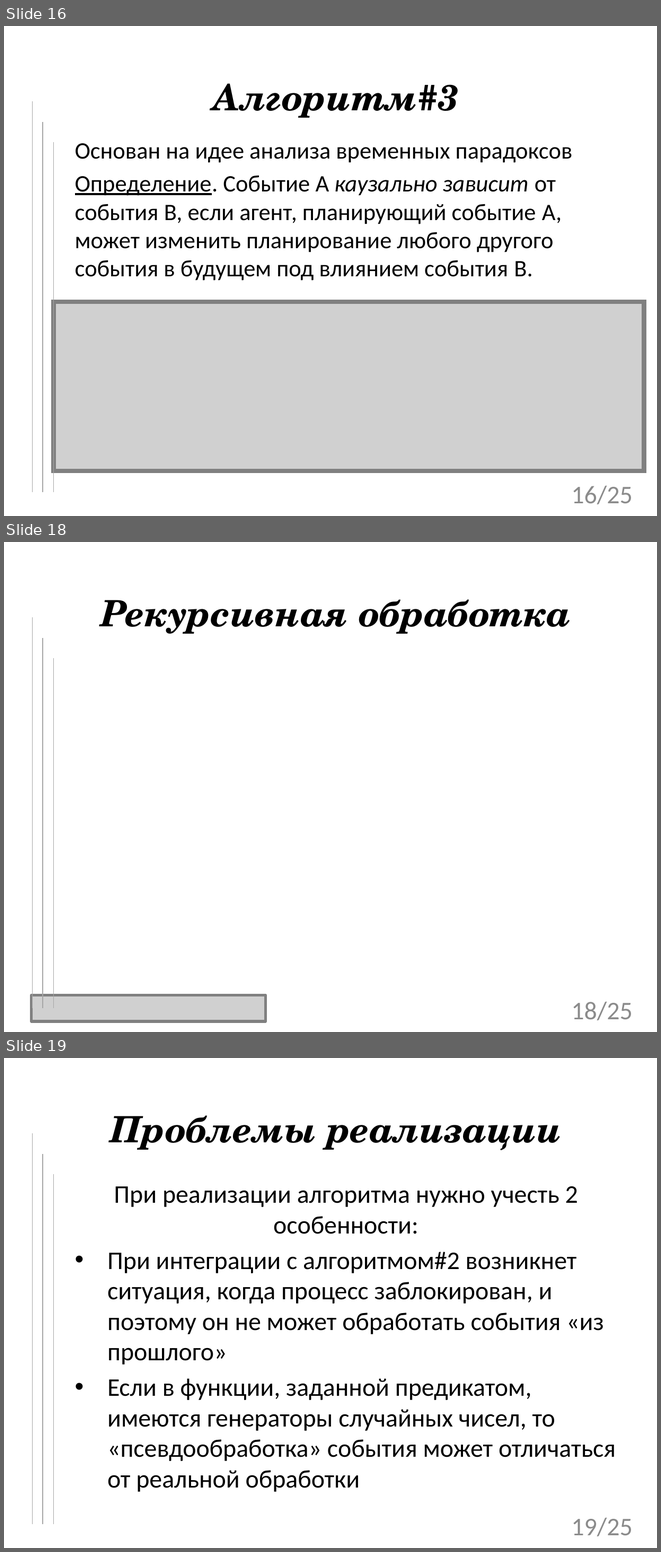
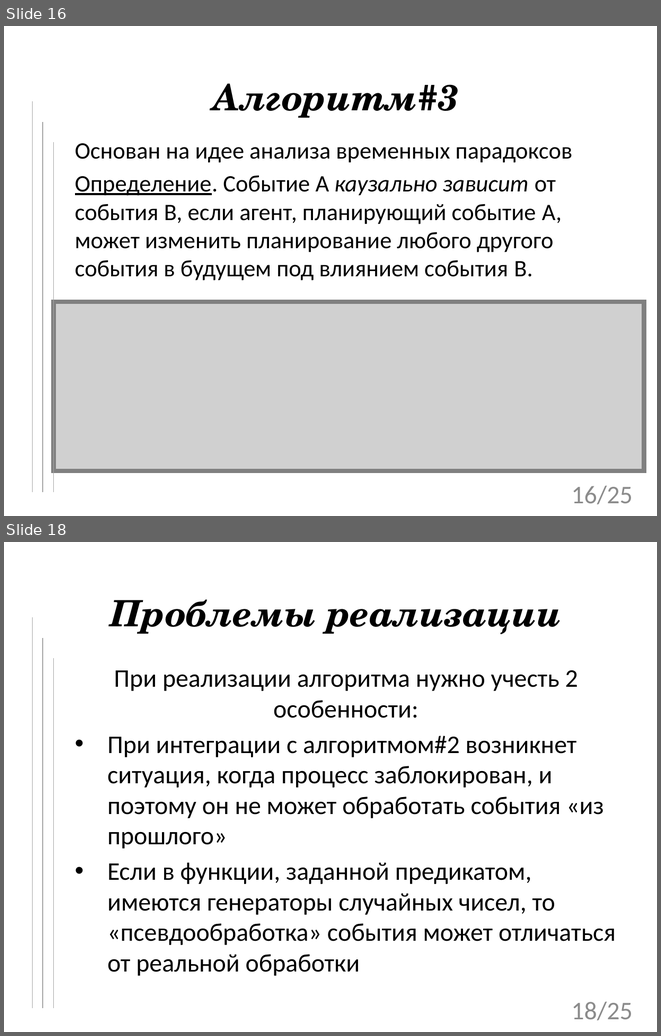
Before and after one commit to tom-trix/SynchAlgorithms, a slide deck: text/Mitrakov.pptx. Shown one above the other, each under a label of ours: slides 16, 18 and 19 before the commit, slides 16 and 18 after it; the slides between them are not shown. The pictures are 661x1552 and 661x1036 pixels, drawn with LibreOffice and Linux fonts; fonts in the diff are those of the drawing; grey boxes stand for pictures; background and template pictures are left out. Boxes give left, top, right and bottom in pixels: in the first picture for what was removed or moved away, otherwise in the second. Text is boxed around its words. In the diff, an @@ line names an element or a change of style, - is before the commit and + after.

```diff
--- a/text/Mitrakov.pptx
+++ b/text/Mitrakov.pptx
@@ slide 18 removed at box(4, 542, 657, 1032), background picture (left out) @@
@@ title removed at box(101, 599, 571, 634) @@
-Рекурсивная обработка
@@ line removed from (32, 617) to (32, 1008) @@
@@ line removed from (43, 638) to (43, 1008) @@
@@ line removed from (54, 658) to (54, 1008) @@
@@ picture removed at box(32, 995, 265, 1021) @@
@@ page number removed at box(571, 1002, 632, 1020) @@
-18/25
@@ what was slide 19 is now slide 18 @@
@@ page number at box(571, 1002, 632, 1020): text changed @@
-19/25
+18/25
```
Also in this commit, not shown: 1 slide changed, 1 slide added.
